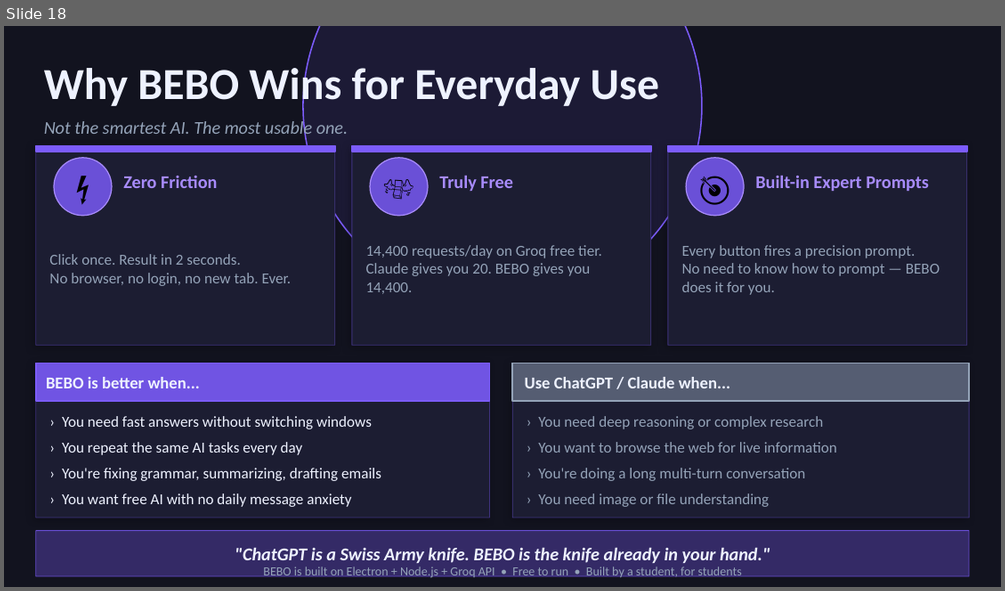
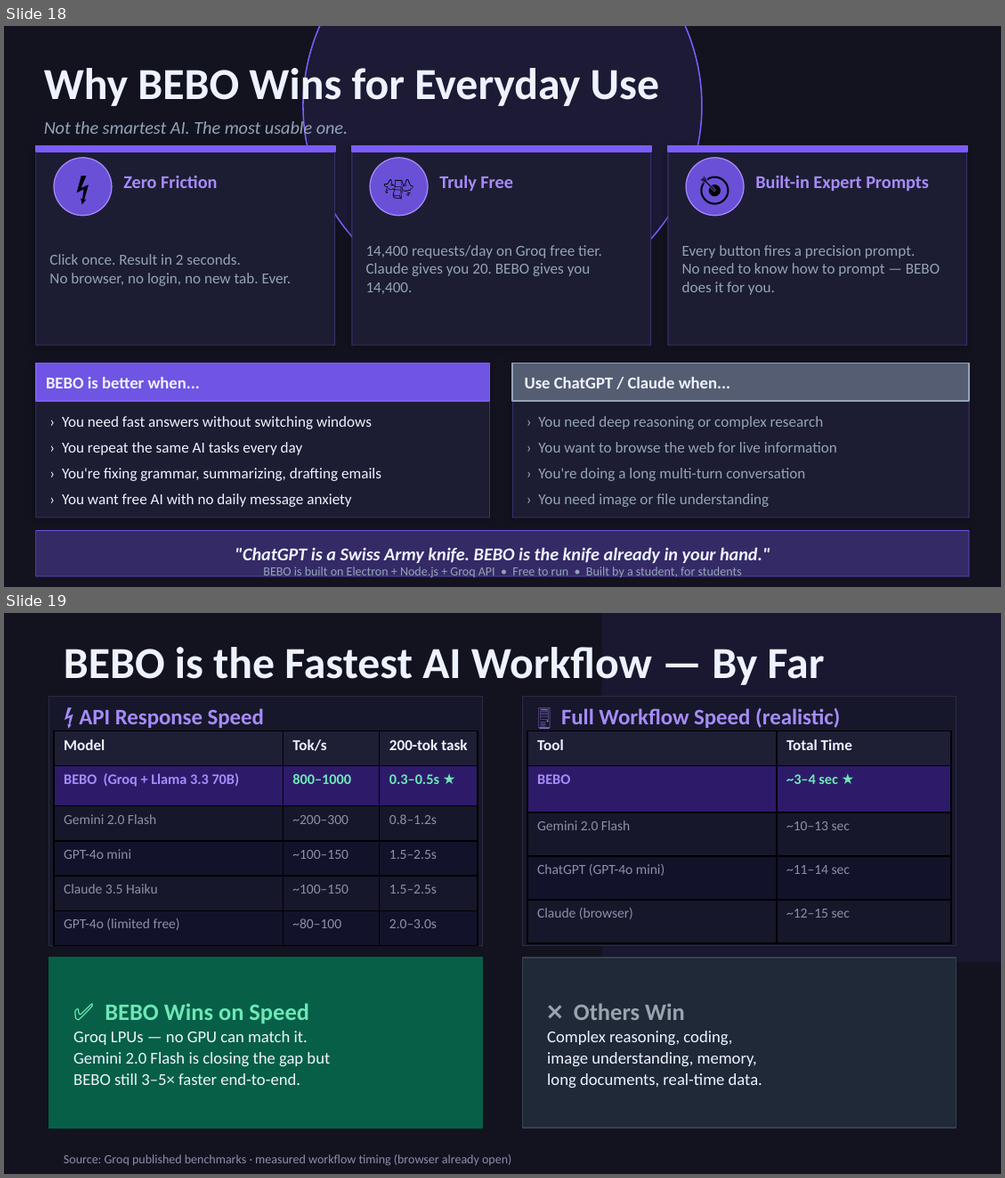
Before and after one commit to bhavik8025/BEBO-the-PET, a slide deck: BEBO-Pitch-Deck.pptx. Shown one above the other, each under a label of ours: slide 18 before the commit, slides 18 and 19 after it. The pictures are 1005x591 and 1005x1178 pixels, drawn with LibreOffice and Linux fonts; fonts in the diff are those of the drawing. Boxes give left, top, right and bottom in pixels: in the first picture for what was removed or moved away, otherwise in the second. Text is boxed around its words. In the diff, an @@ line names an element or a change of style, - is before the commit and + after.

```diff
--- a/BEBO-Pitch-Deck.pptx
+++ b/BEBO-Pitch-Deck.pptx
@@ slide 19 added at (4,613,1001,1174), background #12131F @@
@@ rectangle added at (602,613,1001,962), fill #7C5CFC at 8% opacity @@
@@ text added at (64,647,825,685), 32 pt, text #EEF2FF, bold @@
+BEBO is the Fastest AI Workflow — By Far
@@ rectangle added at (48,696,483,945), fill #16172A, outline #2A2B40 0.75 pt @@
@@ text added at (79,708,264,728), 16 pt, text #A78BFA, bold @@
+⚡ API Response Speed
@@ rectangle added at (522,696,956,945), fill #16172A, outline #2A2B40 0.75 pt @@
@@ text added at (561,707,840,728), 16 pt, text #A78BFA, bold @@
+🖥 Full Workflow Speed (realistic)
@@ table added at (54,730,477,957), 6 rows, 3 columns @@
+Model | Tok/s | 200-tok task
+BEBO (Groq + Llama 3.3 70B) | 800–1000 | 0.3–0.5s ★
+Gemini 2.0 Flash | ~200–300 | 0.8–1.2s
+GPT-4o mini | ~100–150 | 1.5–2.5s
+Claude 3.5 Haiku | ~100–150 | 1.5–2.5s
+GPT-4o (limited free) | ~80–100 | 2.0–3.0s
@@ table added at (527,730,951,943), 5 rows, 2 columns @@
+Tool | Total Time
+BEBO | ~3–4 sec ★
+Gemini 2.0 Flash | ~10–13 sec
+ChatGPT (GPT-4o mini) | ~11–14 sec
+Claude (browser) | ~12–15 sec
@@ rectangle added at (48,958,483,1128), fill #065F46, outline #065F46 0.75 pt @@
@@ rectangle added at (522,958,956,1128), fill #1F2937, outline #374151 0.75 pt @@
@@ text added at (73,1003,330,1085), 12 pt, text #EEF2FF @@
+✅ BEBO Wins on Speed
+Groq LPUs — no GPU can match it.
+Gemini 2.0 Flash is closing the gap but
+BEBO still 3–5× faster end-to-end.
@@ text added at (547,1003,762,1087), 12 pt, text #EEF2FF @@
+❌ Others Win
+Complex reasoning, coding,
+image understanding, memory,
+long documents, real-time data.
@@ text added at (64,1154,511,1166), 9 pt, text #8B8FA8 @@
+Source: Groq published benchmarks · measured workflow timing (browser already open)
```
Also in this commit, not shown: 34 other files.
